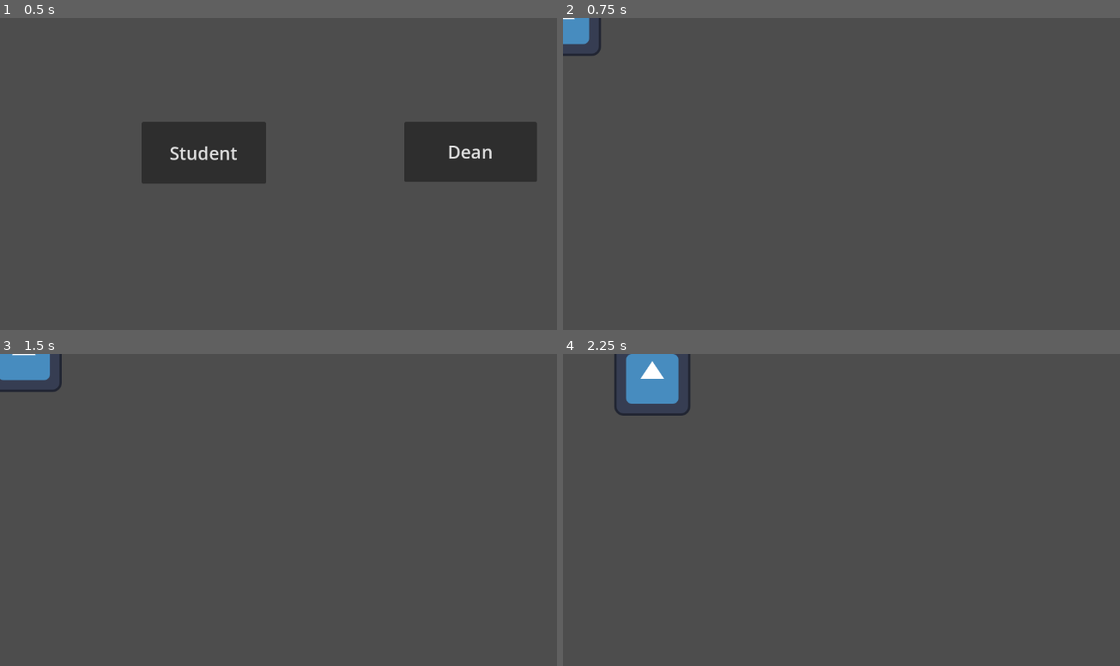
Above: before the commit, frames 1-4 (two rows, left to right).
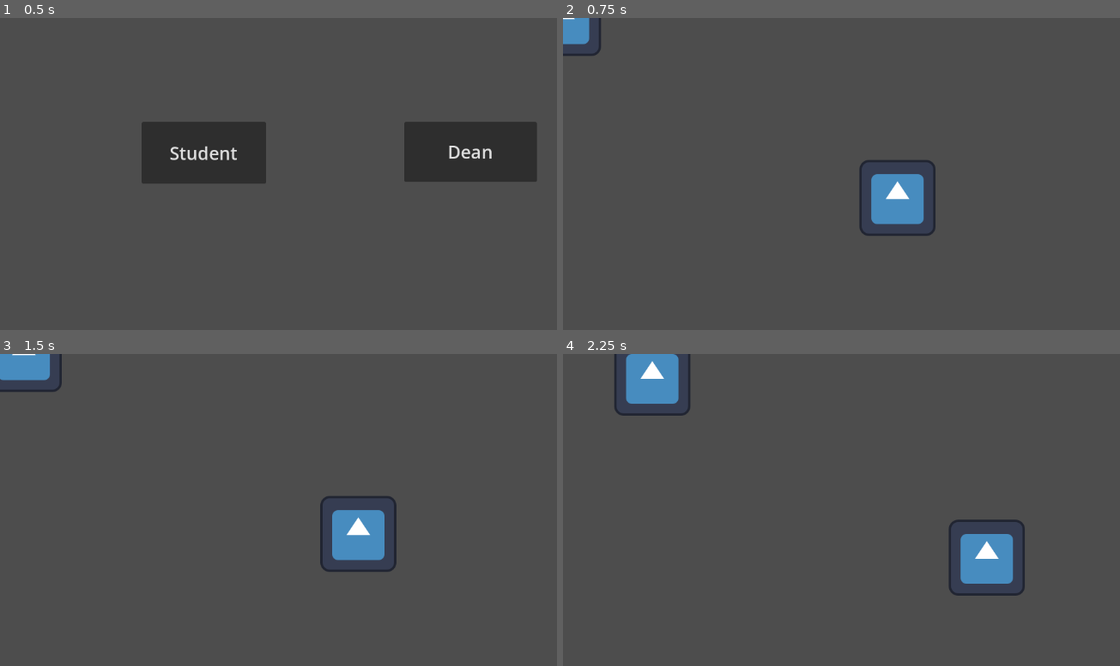
Above: after the commit, the same moments.

Repository: Deans-Paranoia/Deans-Paranoia
Game: Godot game, scene res://scenes/start_menu.tscn
The game is run twice, just before and just after one commit, with the same random seed, the same clock (stepped at 60 frames per second) and the same inputs. The engine's default icon, where the game draws it, is replaced by a stand-in: a white triangle on a blue panel in a dark square.
Inputs:
- Up to frame 1 (0.5 s): no input
- Up to frame 2 (0.75 s): click "Student" at 0.5 s
- Up to frame 3 (1.5 s): tap Enter at 1.25 s; hold D (right) from 1.28 s (still down)
- Up to frame 4 (2.25 s): release D (right) at 2.03 s; hold S (down) from 2.03 s (still down)

Frame 1 is identical in both runs. In frame 2, 1.9% of the frame differs, in the area x 53-67%, y 45-70%; in frame 3, 1.9%; in frame 4, 2.0%, in the area x 69-83%, y 53-78%.

Commit message:
Created dean inherited from player and moved player in the level scene
Created dean.tscn inherited from player.tscn
Created deanInput.gd script containing all needed functions - currently doing nothing (except open_deans_tablet printing information to console)

Diff:
--- /dev/null
+++ b/scenes/dean.tscn
@@ -0,0 +1,7 @@
+[gd_scene load_steps=3 format=3 uid="uid://dm1vrnv5e47gm"]
+
+[ext_resource type="PackedScene" uid="uid://d3ccjideg1avb" path="res://scenes/player.tscn" id="1_hbpgo"]
+[ext_resource type="Script" path="res://scripts/deanInput.gd" id="2_14kl1"]
+
+[node name="Dean" instance=ExtResource("1_hbpgo")]
+script = ExtResource("2_14kl1")
--- a/scenes/level.tscn
+++ b/scenes/level.tscn
@@ -1,7 +1,11 @@
-[gd_scene load_steps=2 format=3 uid="uid://podb4rxtyveg"]
+[gd_scene load_steps=3 format=3 uid="uid://podb4rxtyveg"]
 
 [ext_resource type="PackedScene" uid="uid://d3ccjideg1avb" path="res://scenes/player.tscn" id="1_8v81b"]
+[ext_resource type="PackedScene" uid="uid://dm1vrnv5e47gm" path="res://scenes/dean.tscn" id="2_pny1u"]
 
 [node name="level" type="Node2D"]
 
 [node name="Player" parent="." instance=ExtResource("1_8v81b")]
+position = Vector2(562, 303)
+
+[node name="Dean" parent="." instance=ExtResource("2_pny1u")]
--- /dev/null
+++ b/scripts/deanInput.gd
@@ -0,0 +1,13 @@
+extends Node2D
+
+func open_deans_tablet():
+	print("Tablet opened")
+
+func catch_student():
+	pass
+
+func ring_fire_alarm():
+	pass
+
+func kick_student():
+	pass
